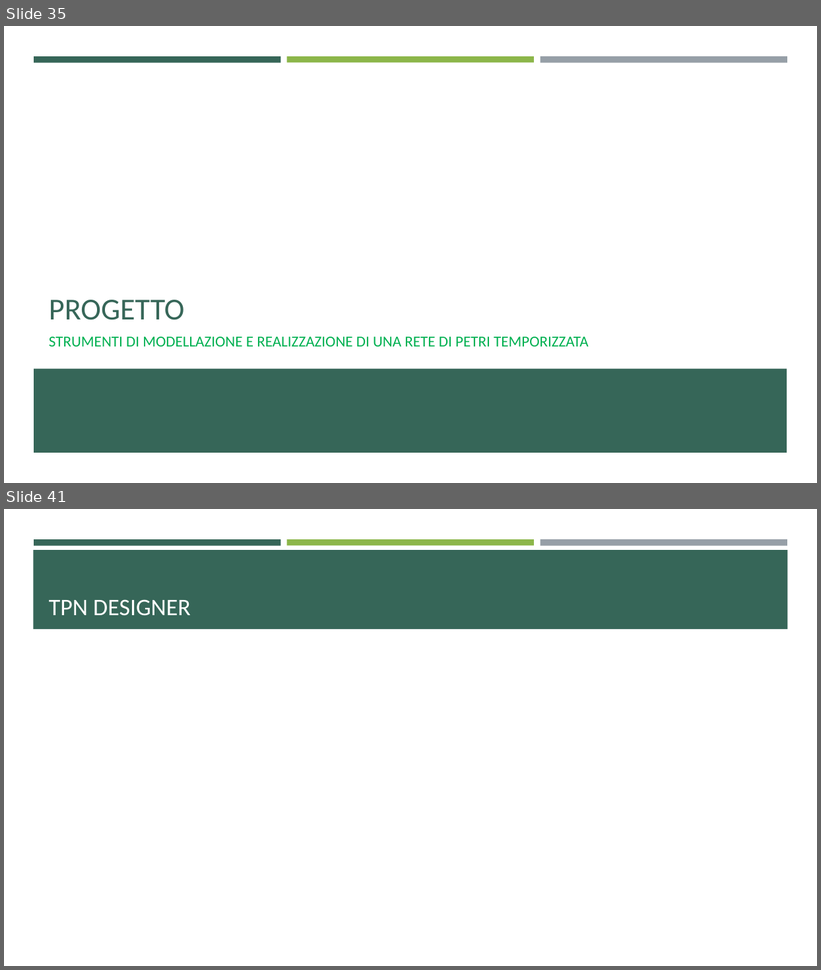
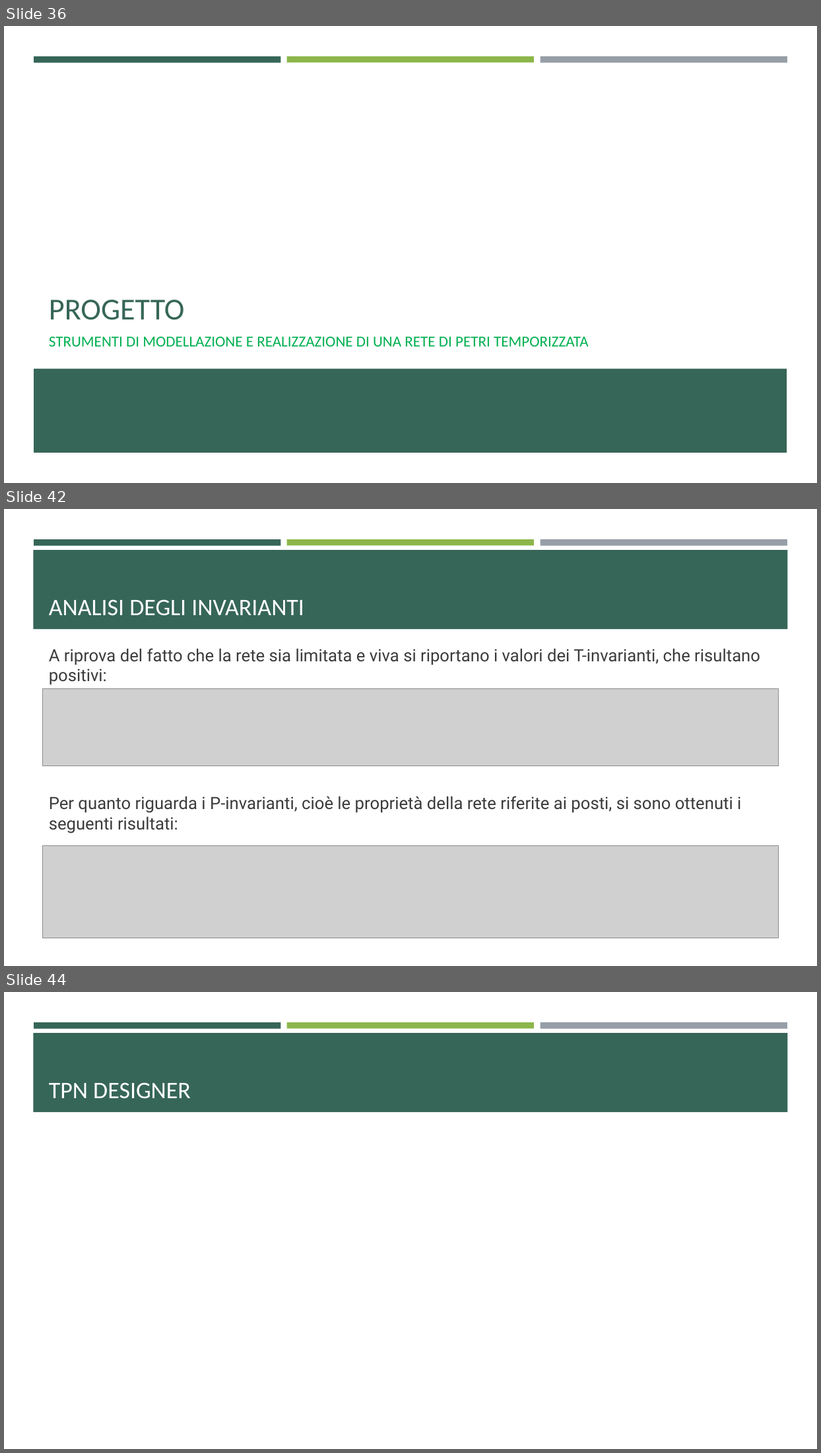
Before and after one commit to ivochan/RecirculatingPalletWarehouse, a slide deck: Reti di Petri.pptx. Shown one above the other, each under a label of ours: slides 35 and 41 before the commit, slides 36, 42 and 44 after it; the slides between them are not shown. The pictures are 821x970 and 821x1453 pixels, drawn with LibreOffice and Linux fonts; fonts in the diff are those of the drawing; grey boxes stand for pictures; background and template pictures are left out. Boxes give left, top, right and bottom in pixels: in the first picture for what was removed or moved away, otherwise in the second. Text is boxed around its words. In the diff, an @@ line names an element or a change of style, - is before the commit and + after.

Commit message:
aggiornamenti dei modelli della rete

```diff
--- a/Reti di Petri.pptx
+++ b/Reti di Petri.pptx
@@ slide 42 added at bbox=[4, 509, 817, 966], background #FFFFFF; not listed: 4 template elements that a slide beside it also shows @@
@@ title added at bbox=[49, 599, 304, 616], 28 pt, text #FFFFFF @@
+ANALISI DEGLI INVARIANTI
@@ text added at bbox=[49, 648, 760, 685], 20 pt, text #3B3B3B @@
+A riprova del fatto che la rete sia limitata e viva si riportano i valori dei T-invarianti, che risultano positivi:
@@ picture added at bbox=[43, 689, 779, 766] @@
@@ text added at bbox=[49, 796, 741, 834], 20 pt, text #3B3B3B @@
+Per quanto riguarda i P-invarianti, cioè le proprietà della rete riferite ai posti, si sono ottenuti i seguenti risultati:
@@ picture added at bbox=[43, 846, 779, 939] @@
@@ what was slide 35 is now slide 36 @@
@@ what was slide 41 is now slide 44 @@
```
Also in this commit, not shown: 9 other slides added, 6 slides removed, 30 other files.
